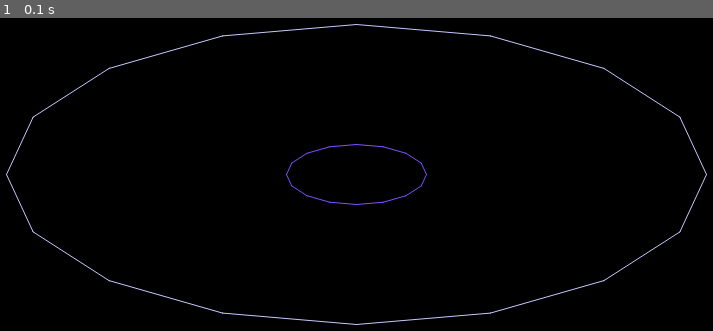
Above: before the commit, frame 1.
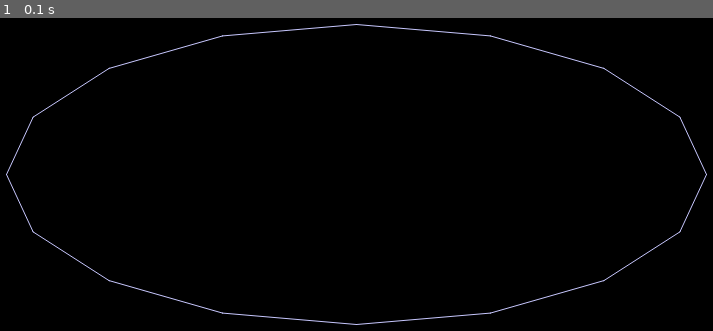
Above: after the commit, the same moment.

Repository: ckreitma-uc/info3uca2025
Game: pygame game, started from pygame/pygame002_ovalo.py
Same seed, same stepped clock (60 frames per second), same inputs: the game is played once before the commit and once after it.
Inputs:
- Up to frame 1 (0.1 s): no input

The runs differ from the first frame. In frame 1, 0.2% of the frame differs, in the area x 40-60%, y 40-60%.

Commit message:
Ovalo sin scaling

Diff:
--- a/pygame/pygame002_ovalo.py
+++ b/pygame/pygame002_ovalo.py
@@ -31,10 +31,5 @@
         y2 = centro['y'] + r2*sin(angulo2)
         # print(f'Puntos=<{i},{x1},{y1},{x2},{y2}')
         pygame.draw.aaline(screen, (200, 200, 255), (x1, y1), (x2, y2))
-        factor = 0.2
-        x3 = factor*x1 + (centro['x'] - factor*centro['x'])
-        y3 = factor*y1 + (centro['y'] - factor*centro['y'])
-        x4 = factor*x2 + (centro['x'] - factor*centro['x'])
-        y4 = factor*y2 + (centro['y'] - factor*centro['y'])
-        pygame.draw.aaline(screen, (130, 80, 255), (x3, y3), (x4, y4))
+
     pygame.display.flip()
